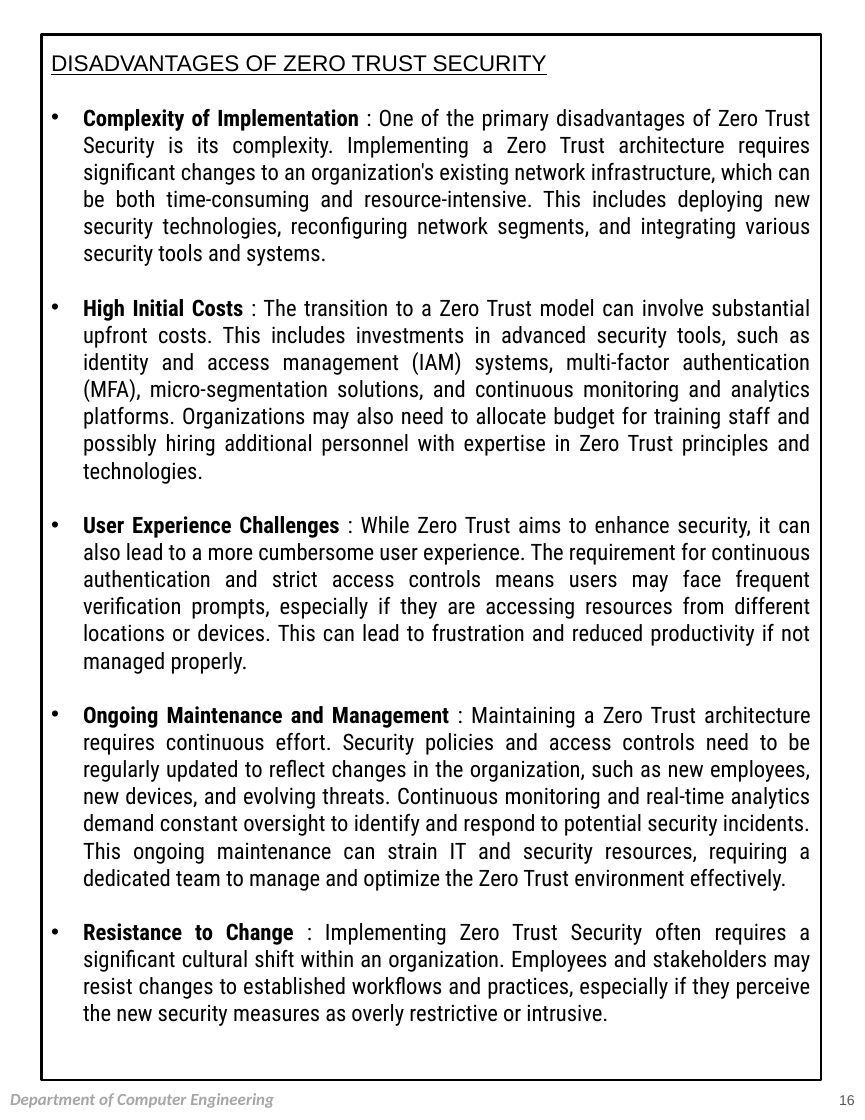
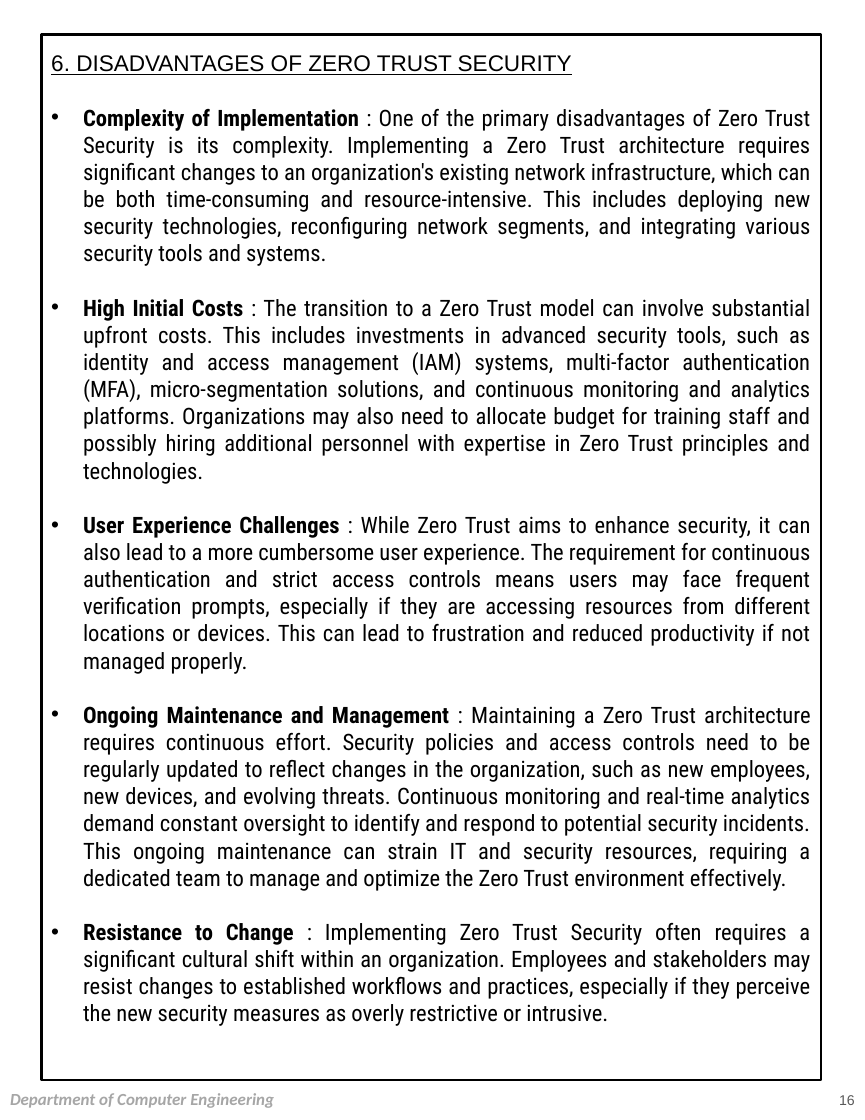
Before and after one commit to Silo5k3u8t4/semi, a slide deck: slide 16 of NEW.pptx. Drawn at 865x1120 pixels with LibreOffice and Linux fonts; fonts in the diff are those of the drawing. Boxes give left, top, right and bottom in pixels: in the first picture for what was removed or moved away, otherwise in the second. Text is boxed around its words. In the diff, an @@ line names an element or a change of style, - is before the commit and + after.

```diff
--- a/NEW.pptx
+++ b/NEW.pptx
@@ text at bbox=[51, 55, 572, 75]: text changed @@
-DISADVANTAGES OF ZERO TRUST SECURITY
+6. DISADVANTAGES OF ZERO TRUST SECURITY
```
Also in this commit, not shown: 7 other slides changed, 1 slide added.
